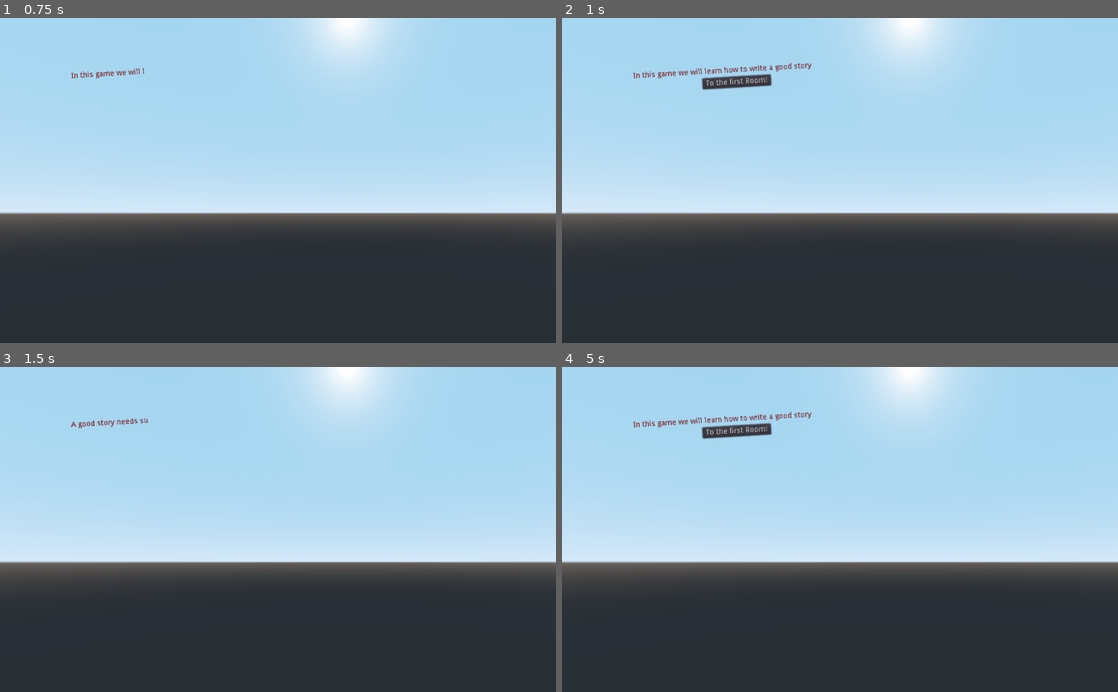
Above: before the commit, frames 1-4 (two rows, left to right).
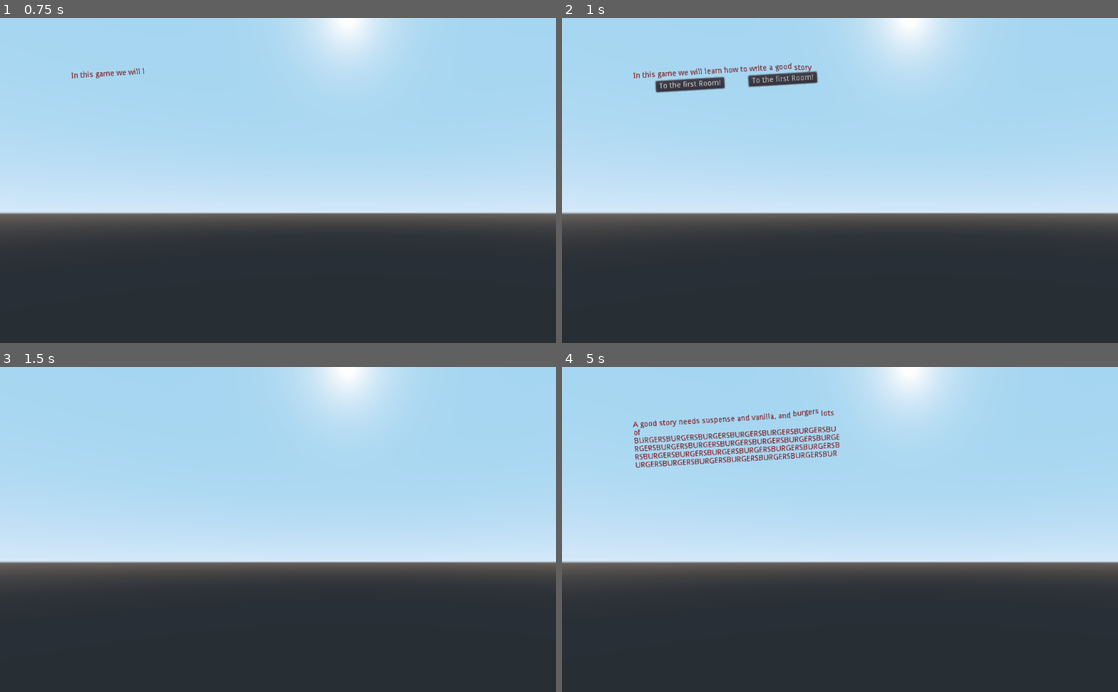
Above: after the commit, the same moments.

Repository: OttoHartvich/BookGame
Game: Godot game, scene res://Menu/Menu.tscn
Same seed, same stepped clock (60 frames per second), same inputs: the game is played once before the commit and once after it. The engine's default icon, where the game draws it, is replaced by a stand-in: a white triangle on a blue panel in a dark square.
Inputs (mouse positions are in pixels of both pictures, inside the frame that each line leads up to):
- Up to frame 1 (0.75 s): click "Start" at 0.5 s
- Up to frame 2 (1 s): no input
- Up to frame 3 (1.5 s): click "To the first Room!" at 1.25 s
- Up to frame 4 (5 s): click (739, 487) at 4.25 s, where only the run before the commit has a clickable "To the Intro!"

Frame 1 is identical in both runs. In frame 2, 1.0% of the frame differs, in the area x 16-47%, y 13-24%; in frame 3, 0.1%; in frame 4, 2.5%, in the area x 12-50%, y 13-31%.

Commit message:
working turn page delay

Diff:
--- a/Godot/Autoload/GameEvents/GameEvents.gd
+++ b/Godot/Autoload/GameEvents/GameEvents.gd
@@ -2,4 +2,5 @@
 
 signal on_start_game;
 signal on_game_over;
+signal turn_page(page);
 signal change_page(page);
--- a/Godot/Autoload/GameState/GameState.gd
+++ b/Godot/Autoload/GameState/GameState.gd
@@ -6,6 +6,7 @@
 	],
 	"health":3
 }
+var turning_page = false
 func _ready():
 	if current_page == null:
 		change_page("Intro")
@@ -15,4 +16,3 @@
 	for n in StoryJson.Json:
 		if n.name == new_page:
 			current_page = n
-	print(current_page.name)
--- a/Godot/Autoload/StoryJson/StoryJson.gd
+++ b/Godot/Autoload/StoryJson/StoryJson.gd
@@ -1,10 +1,15 @@
 extends Node
-
+# text effects: https://docs.godotengine.org/en/stable/classes/class_richtexteffect.html#class-richtexteffect
 var Json = [
 	{
 		"name":"Intro",
-		"text":'In this game we will learn how to write a good story',
+		"text":'In this game we will learn how to write a good [wave amp=50 freq=2]story[/wave]',
 		"decisions": [
+			{
+			"target_page":"FirstRoom",
+			"label":'To the first Room!',
+			"prerequisit": null,
+			},
 			{
 			"target_page":"FirstRoom",
 			"label":'To the first Room!',
@@ -14,7 +19,7 @@
 	},
 	{
 		"name":"FirstRoom",
-		"text":'A good story needs suspense and vanilla, and burgers lots of BURGERSBURGERSBURGERSBURGERSBUR …(209 unchanged characters)…
+		"text":'A good story needs suspense and vanilla, and [wave amp=50 freq=2]burgers[/wave] lots of BURGERSBURGERSBURGERSBURGERSBUR …(209 unchanged characters)…
 		"decisions": [
 			{
 			"target_page":"Intro",
--- a/Godot/Resources/GenericButton.gd
+++ b/Godot/Resources/GenericButton.gd
@@ -3,4 +3,5 @@
 export var target_page = ""
 
 func _on_GenericButton_pressed():
-	GameEvents.emit_signal("change_page",target_page)
+	print("emitting signal: ",target_page)
+	GameEvents.emit_signal("turn_page", target_page)
--- a/Godot/Scenes/Controls.gd
+++ b/Godot/Scenes/Controls.gd
@@ -6,8 +6,3 @@
 	if event.is_action_pressed("escape"):
 		if !settings_menu.is_visible_in_tree():
 			settings_menu.popup_centered()
-
-func _process(_delta):
-	print('menu visibility ',settings_menu.is_visible_in_tree())
-	#if !settings_menu.is_visible_in_tree():
-	#	settings_menu.popup_centered()
--- a/Godot/TextGenerator/TextGenerator.gd
+++ b/Godot/TextGenerator/TextGenerator.gd
@@ -3,15 +3,33 @@
 
 export var text_speed = 2;
 export(NodePath) onready var text_render = get_node(text_render) as RichTextLabel
+var page_to_turn_to = 'Intro'
+var placeholder_counter = 0
 
 func _ready():
 	text_render.percent_visible = 0;
+	GameEvents.connect("turn_page", self,"placeholder_for_animation")
 
 func _process(_delta):
-	var chunk_percentage_value = 0
-	if text_render.percent_visible < 1:
-		chunk_percentage_value = (text_speed+0.00000001) / text_render.text.length()
-	if text_render.percent_visible <= 1:
-		text_render.percent_visible = text_render.percent_visible + chunk_percentage_value;
-	if text_render.percent_visible > 1:
-		text_render.percent_visible = 1;
+	if (!GameState.turning_page):
+		var chunk_percentage_value = 0
+		if text_render.percent_visible < 1:
+			chunk_percentage_value = (text_speed+0.00000001) / text_render.text.length()
+		if text_render.percent_visible <= 1:
+			text_render.percent_visible = text_render.percent_visible + chunk_percentage_value;
+		if text_render.percent_visible > 1:
+			text_render.percent_visible = 1;
+	else:
+		text_render.percent_visible = 0
+	if GameState.current_page.name != page_to_turn_to:
+		GameState.turning_page = true
+		placeholder_counter = placeholder_counter + 1
+		if placeholder_counter > 100:
+			GameEvents.emit_signal("change_page",page_to_turn_to)
+			placeholder_counter = 0
+			GameState.turning_page = false
+
+
+func placeholder_for_animation(page):
+	print(page)
+	page_to_turn_to = page
--- a/Godot/TextGenerator/TextGenerator.tscn
+++ b/Godot/TextGenerator/TextGenerator.tscn
@@ -45,6 +45,7 @@
 modulate = Color( 0.517647, 0, 0, 1 )
 margin_right = 380.0
 margin_bottom = 15.0
+bbcode_enabled = true
 meta_underlined = false
 tab_size = 6
 fit_content_height = true
--- a/Godot/TextGenerator/TextRender.gd
+++ b/Godot/TextGenerator/TextRender.gd
@@ -6,4 +6,4 @@
 
 func change_page(_page):
 	self.percent_visible = 0
-	self.text = GameState.current_page.text
+	self.bbcode_text = GameState.current_page.text
